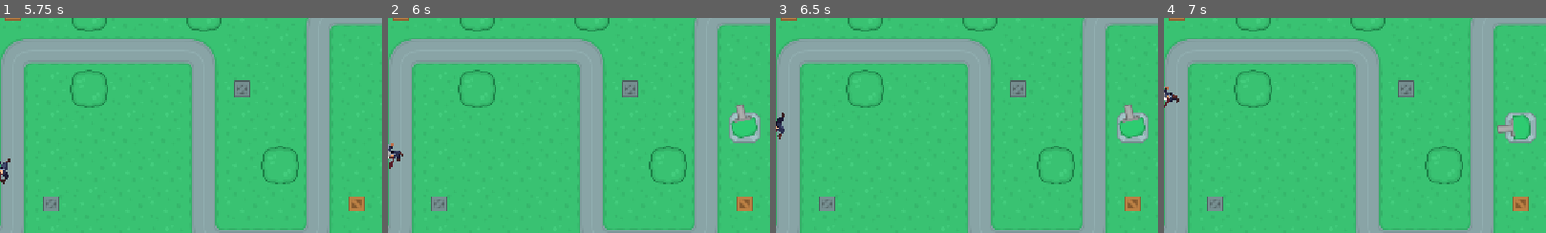
Above: before the commit, frames 1-4 (left to right).
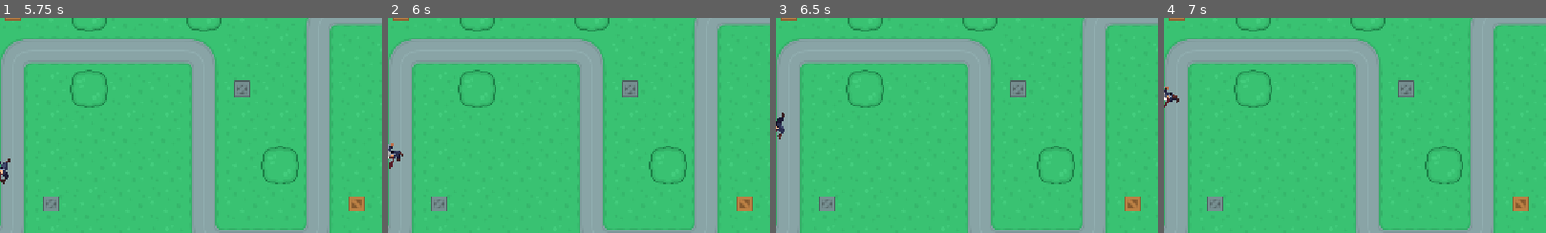
Above: after the commit, the same moments.

Repository: lukeai-tan/nanban-requiem-orbital
Game: Godot game, scene res://SceneHandler.tscn
Same seed, same stepped clock (60 frames per second), same inputs: the game is played once before the commit and once after it.
Inputs (mouse positions are % of the whole screen's width and height, from its top left):
- Up to frame 1 (5.75 s): click "New Game" at 0.5 s; click (4, 93) at 1.25 s; click (12, 93) at 2 s; click (4, 93) at 2.75 s; click (12, 93) at 3.5 s; click (4, 93) at 4.25 s; click (12, 93) at 5 s
- Up to frame 2 (6 s): tap Enter (ui_accept) at 5.75, 5.85 s; move the mouse to (72, 45) at 5.77 s
- Up to frame 3 (6.5 s): tap Enter (ui_accept) at 6.02, 6.32 s
- Up to frame 4 (7 s): move the mouse to (30, 55) at 6.52 s; tap Enter (ui_accept) at 6.6, 6.77 s
The pictures show only the part of the screen within x 26-76%, y 24-74%; the shares and areas given below are measured in that part.

Frame 1 is identical in both runs. In frame 2, 0.8% of the frame differs, in the area x 89-98%, y 40-59%; in frame 3, 0.8%; in frame 4, 0.8%, in the area x 87-98%, y 44-59%.

Commit message:
Update GameScene.gd
changed colour scheme when tower placements are invalid or valid

Diff:
--- a/Scenes/MainScenes/GameScene.gd
+++ b/Scenes/MainScenes/GameScene.gd
@@ -39,7 +39,7 @@
 func initiate_build_mode(tower_type):
 	# Base case where build mode is initiated during build mode
 	if build_mode:
-		return
+		cancel_build_mode()
 
 	build_type = tower_type
 	build_mode = true
@@ -69,11 +69,12 @@
 	var tower_exclusions = map_node.get_node("TowerExclusions") # props
 	var path_layer = map_node.get_node("Path") # path
 
-	# current tilesize as well as storing tower exclusions tile
+	# check if current tile is from tower exclusion tilemaplayer
 	var current_tile = tower_exclusions.local_to_map(mouse_position)
 	var tile_position = tower_exclusions.map_to_local(current_tile)
+	var invalid_by_exclusion : bool = tower_exclusions.get_cell_source_id(current_tile) != -1
 
-	var invalid_by_exclusion : bool = tower_exclusions.get_cell_source_id(current_tile) != -1
+	# check if current tile is from path tilemaplayer
 	var path_tile = path_layer.local_to_map(mouse_position)
 	var invalid_by_path : bool = path_layer.get_cell_source_id(path_tile) != -1
 
@@ -82,14 +83,14 @@
 		build_valid = true
 		build_location = tile_position
 	else:
-		get_node("UI").update_tower_preview(tile_position, "000")
+		get_node("UI").update_tower_preview(tile_position, "f00")
 		build_valid = false
 
 
 func cancel_build_mode():
 	build_mode = false
 	build_valid = false
-	get_node("UI/TowerPreview").queue_free()
+	get_node("UI/TowerPreview").free()
 
 
 # IF build location is valid, instantiate selected tower scene
